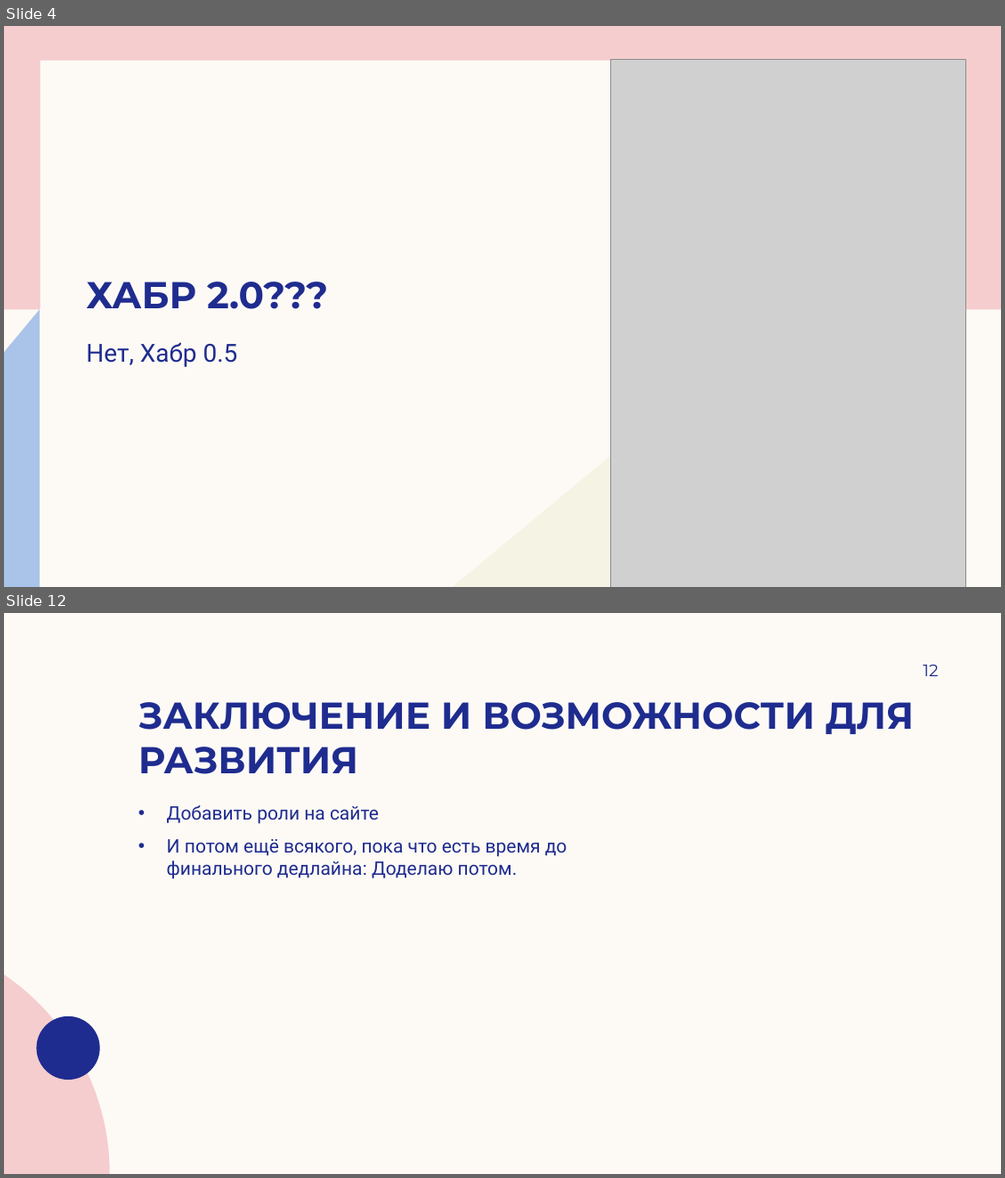
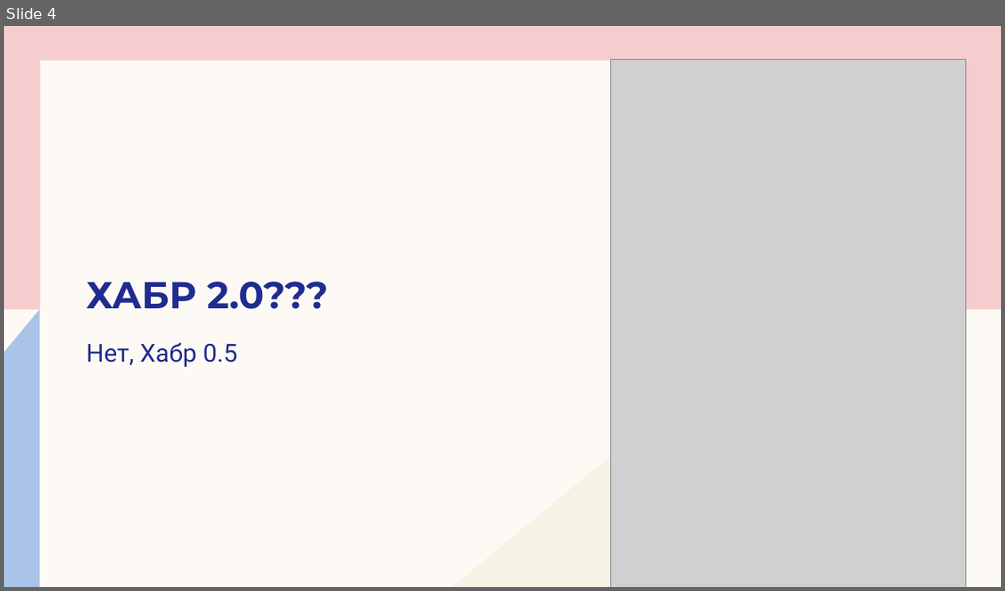
Before and after one commit to emerikko/news, a slide deck: Лицейский.pptx. Shown one above the other, each under a label of ours: slides 4 and 12 before the commit, slide 4 after it; the slides between them are not shown. The pictures are 1005x1178 and 1005x591 pixels, drawn with LibreOffice and Linux fonts; fonts in the diff are those of the drawing; grey boxes stand for pictures; background and template pictures are left out. Boxes give left, top, right and bottom in pixels: in the first picture for what was removed or moved away, otherwise in the second. Text is boxed around its words. In the diff, an @@ line names an element or a change of style, - is before the commit and + after.

```diff
--- a/Лицейский.pptx
+++ b/Лицейский.pptx
@@ slide 12 removed at bbox=[4, 613, 1001, 1174], background #FDFAF6 @@
@@ page number removed at bbox=[922, 665, 938, 676] @@
-12
@@ title removed at bbox=[138, 702, 914, 774] @@
-ЗАКЛЮЧЕНИЕ И ВОЗМОЖНОСТИ ДЛЯ РАЗВИТИЯ
@@ text removed at bbox=[167, 805, 567, 879] @@
-• Добавить роли на сайте
-• И потом ещё всякого, пока что есть время до финального дедлайна: Доделаю потом.
@@ freeform shape removed at bbox=[4, 974, 109, 1174] @@
@@ freeform shape removed at bbox=[36, 1016, 100, 1079] @@
```
Also in this commit, not shown: 8 slides changed, 3 slides added, 2 other slides removed, 1 other file.
